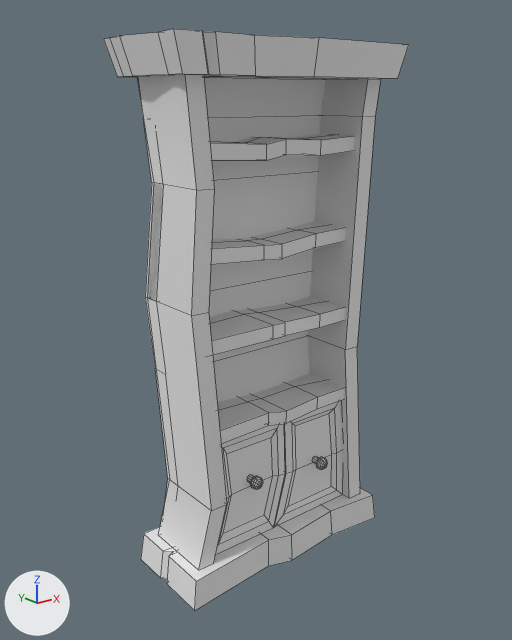
Renders of the FBX model ArtAssets/Environment/SM_Bookshelf.fbx from each side of a commit.
One viewpoint serves both versions: a camera (50 mm lens) standing at (-2.04, -2.65, 2.3) and looking at (0.05, -0.03, 1.26). Every picture has the same lights, and +X, +Y and +Z are marked at lower left. The first picture is the older version. Mesh edges are drawn as thin lines. Where no turn or scale is listed for an object, it has been applied to the vertices.

Script lines for the objects in view, before the commit:
```python
me_mesh = bpy.data.meshes.new('Mesh')
me_mesh.from_pydata(...)  # 510 vertices, 490 faces; spans x -0.56..0.74, y -0.35..0.23, z 0.0..2.54
me_mesh.materials.append(mat_openpbr_shader1)  # white #e7e7e7
ob_sm_bookshelf = bpy.data.objects.new('SM_Bookshelf', me_mesh)
ob_sm_bookshelf.location = (0.0, 0.0, 0.0)
```
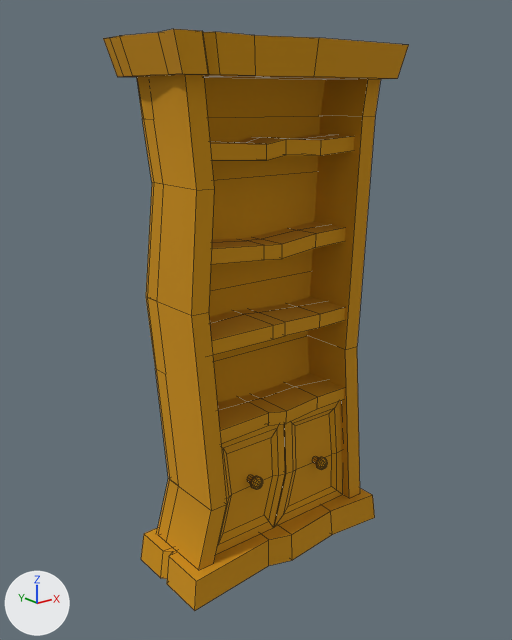
Changed parts and their boxes (x1, y1, x2, y2) in the pictures (512 x 640 px; the box of a moved part takes in the faces that stretch with it):
```json
{"part": 1, "of": "me_mesh", "change": "moved or reshaped", "before": [165, 479, 170, 500], "after": [156, 478, 170, 542], "on screen": "mostly hidden before"}
{"part": 2, "of": "me_mesh", "change": "recoloured", "before": [103, 29, 409, 611], "after": [103, 29, 409, 611], "on screen": "white to orange"}
```

Edits to the scene script, one JSON object a line:
```json
{"op": "add", "block": "mat_trimsheet", "code": ["mat_trimsheet = principled_material('TrimSheet')", "mat_trimsheet.base_color = (0.615, 0.277, 0.0)  # orange #ce9000", "mat_trimsheet.roughness = 1.0"]}
{"block": "me_mesh", "where": "# used by ob_sm_bookshelf; location = (0.0, 0.0, 0.0)"}
{"op": "remove", "block": "me_mesh", "code": "me_mesh.from_pydata(...)  # 510 vertices, 490 faces; spans x -0.56..0.74, y -0.35..0.23, z 0.0..2.54"}
{"op": "add", "block": "me_mesh", "code": "me_mesh.from_pydata(...)  # 510 vertices, 445 faces; spans x -0.56..0.74, y -0.35..0.23, z 0.0..2.54"}
{"block": "me_mesh", "change": "me_mesh part 1"}
{"block": "me_mesh", "change": "45 faces are deleted"}
{"block": "me_mesh", "change": "4 vertices move from x -0.45..0.64, y 0.06..0.16, z 0.0 to x -0.49..0.64, y 0.06..0.16, z 0.02"}
{"block": "me_mesh", "change": "me_mesh part 2: 445 faces spanning x -0.56..0.74, y -0.35..0.23, z 0.0..2.54 switch from mat_openpbr_shader1 (white #e7e7e7) to mat_trimsheet (orange #ce9000)"}
```
